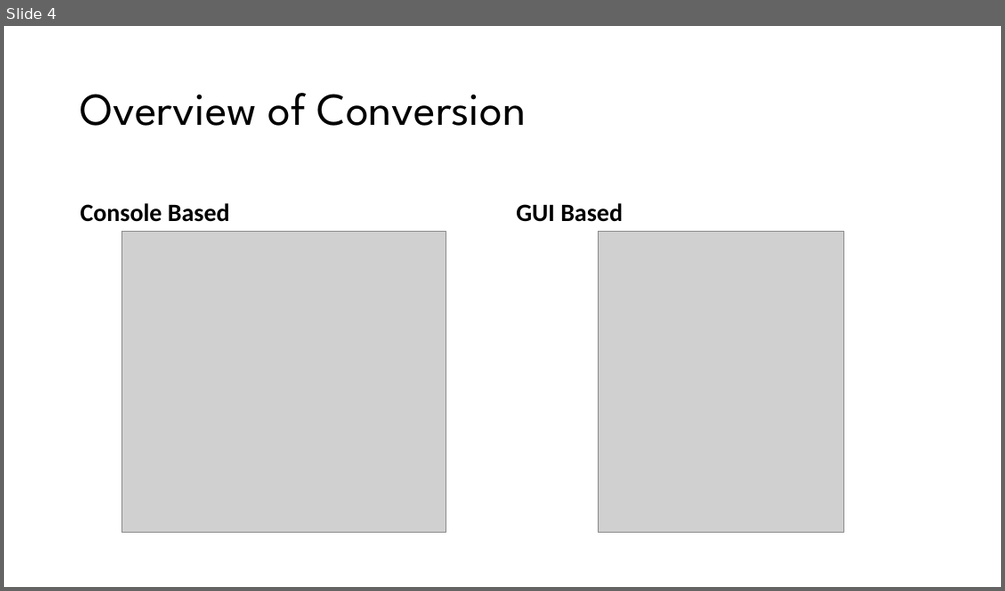
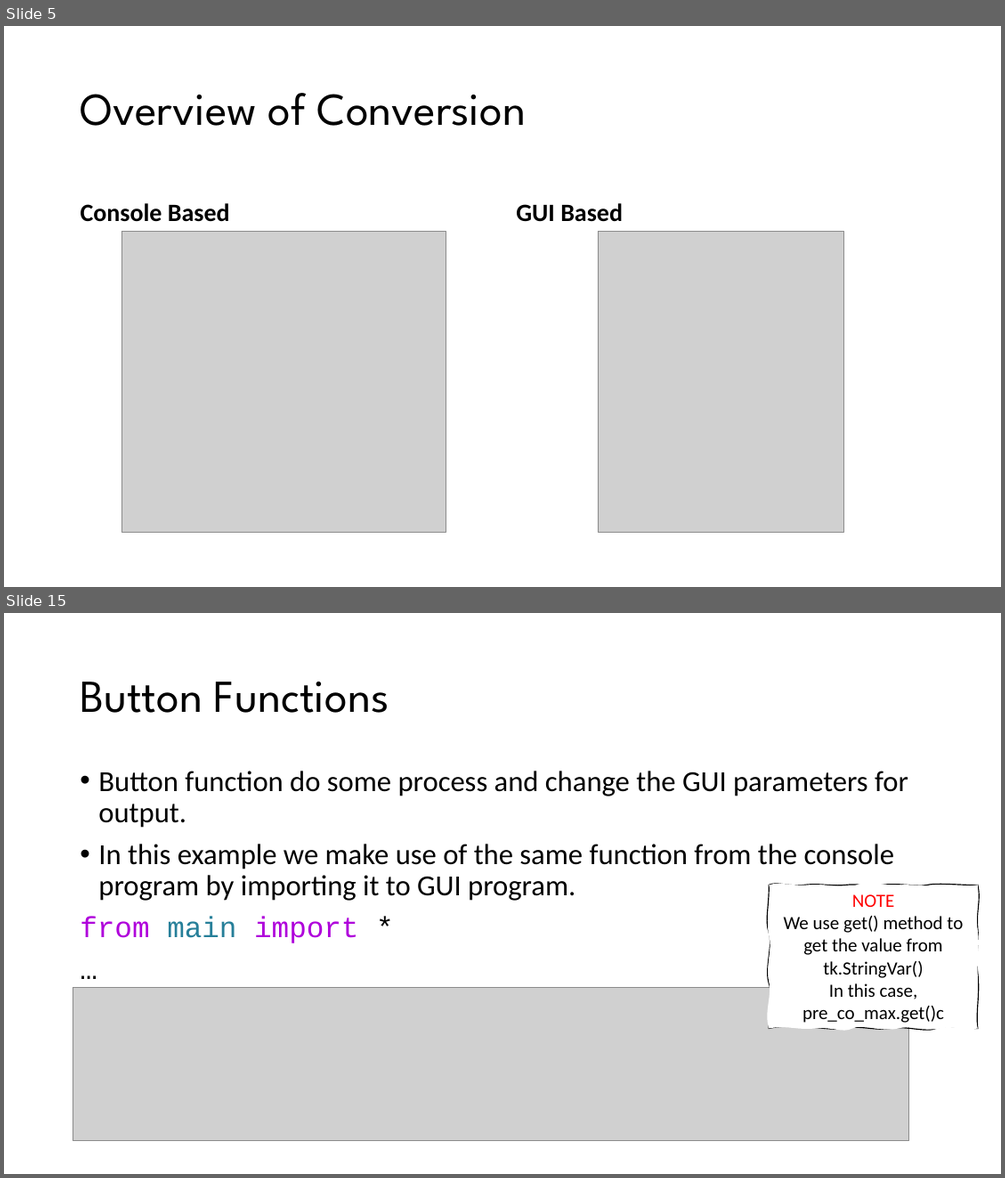
Before and after one commit to RKS200/Grade-Predictor, a slide deck: presentation.pptx. Shown one above the other, each under a label of ours: slide 4 before the commit, slides 5 and 15 after it; the slides between them are not shown. The pictures are 1005x591 and 1005x1178 pixels, drawn with LibreOffice and Linux fonts; fonts in the diff are those of the drawing; grey boxes stand for pictures. Boxes give left, top, right and bottom in pixels: in the first picture for what was removed or moved away, otherwise in the second. Text is boxed around its words. In the diff, an @@ line names an element or a change of style, - is before the commit and + after.

```diff
--- a/presentation.pptx
+++ b/presentation.pptx
@@ slide 15 added at box(4, 613, 1001, 1174), background #FFFFFF @@
@@ title added at box(80, 682, 389, 713), 44 pt, text #000000 @@
+Button Functions
@@ text added at box(80, 771, 908, 943), 28 pt, text #000000 @@
+• Button function do some process and change the GUI parameters for output.
+• In this example we make use of the same function from the console program by importing it to GUI program.
+from main import *
+…
@@ freeform shape added at box(769, 885, 978, 1029), fill #FFFFFF, outline #000000 1 pt, 18 pt, text #000000 @@
+NOTE
+We use get() method to get the value from tk.StringVar()
+In this case,
+pre_co_max.get()c
@@ picture added at box(73, 988, 909, 1141) @@
@@ what was slide 4 is now slide 5 @@
```
Also in this commit, not shown: 23 other slides added, 1 slide removed.
